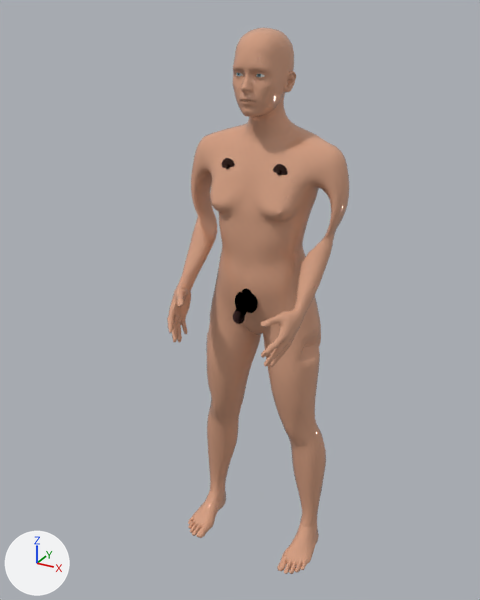
An edit to the glTF model public/bodymap3d/v3/real-human/body-erwachsener-divers-penis-brueste-real-v3.glb, drawn before and after from the same camera.
Rendered twice from a camera (50 mm lens) standing at (0.87, -1.65, 1.767) and looking at (-0.045, 0.013, 0.936). Lighting does not change. The marker at lower left points along +X, +Y and +Z. The first picture is the older version. Vertices at exactly the same position are counted once.

Objects in the first picture: 'real-human-areola-left', 'real-human-body', 'real-human-scrotum-right' and 4 more.
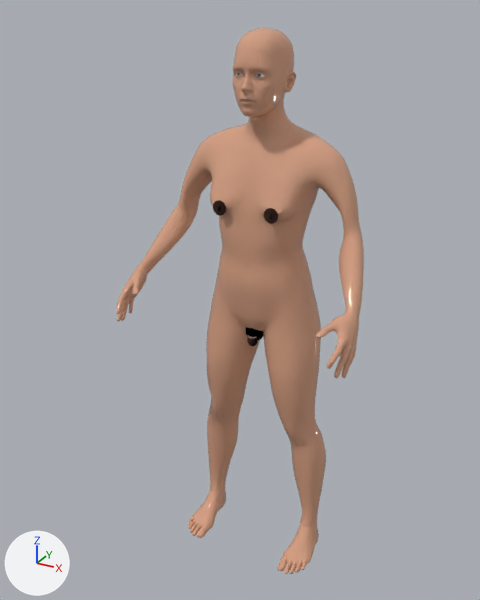
What differs and where, as boxes [x1, y1, x2, y2] in the pictures (480 x 600 px; the box of a moved part takes in the faces that stretch with it):
'real-human-body', reshaped (36% wider)
    before: [167, 27, 349, 574]
    after: [117, 27, 364, 574]
'real-human-scrotum-right', moved, rescaled
    before: [247, 294, 258, 313]
    after: [255, 330, 263, 340]
'real-human-areola-left', moved
    before: [222, 158, 235, 168]
    after: [213, 200, 226, 216]
part 1 of me_real_human_body, moved or reshaped
    before: [167, 133, 349, 367]
    after: [117, 135, 364, 378]

What the commit changed:
me_real_human_body is used by ob_real_human_body; location (0.0, 0.0, 0.0).
me_real_human_body had 13380 vertices, 26756 faces and spanned x -0.25..0.25, y -0.22..0.22, z 0.0..1.72.
me_real_human_body now has 13380 vertices, 26756 faces and spans x -0.38..0.38, y -0.22..0.22, z 0.0..1.72.
me_real_human_body part 1: 4074 of 13380 vertices moved; they spanned x -0.25..0.25, y -0.22..0.14, z 0.79..1.42 and now span x -0.38..0.38, y -0.22..0.14, z 0.79..1.41; mean shift (0.0, 0.0, 0.02); largest move (-0.16, -0.16, 0.84) -> (-0.37, -0.16, 0.86).
me_real_human_areola_left is used by ob_real_human_areola_left; location (0.0, 0.0, 0.0).
me_real_human_areola_left had 222 vertices, 440 faces and spanned x -0.1049..-0.0602, y 0.0077..0.0163, z 1.3278..1.3726.
me_real_human_areola_left now has 222 vertices, 440 faces and spans x -0.1049..-0.0602, y -0.0451..-0.0365, z 1.216..1.2608.
me_real_human_areola_left part 2: the whole mesh is moved by (0.0, -0.0528, -0.1118).
me_real_human_scrotum_right is used by ob_real_human_scrotum_right; location (0.0, 0.0, 0.0).
me_real_human_scrotum_right had 288 vertices, 572 faces and spanned x -0.007..0.037, y -0.0504..-0.0088, z 0.9228..0.9848.
me_real_human_scrotum_right now has 288 vertices, 572 faces and spans x -0.0055..0.0305, y 0.0107..0.0444, z 0.8044..0.8584.
me_real_human_scrotum_right part 3: the whole mesh is scaled about its middle by (0.818, 0.81, 0.871), then moved by (-0.0025, 0.0572, -0.1224).
